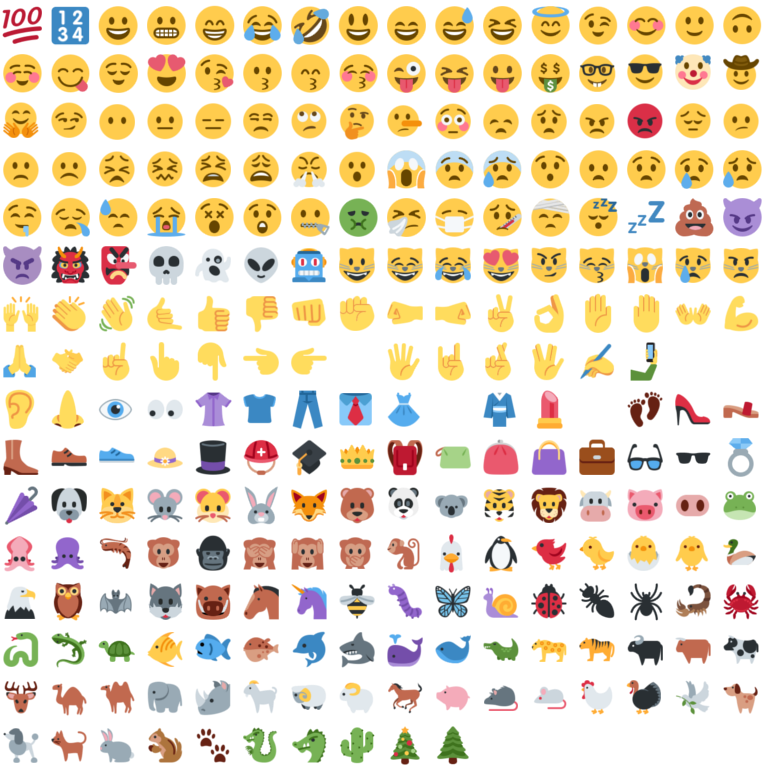
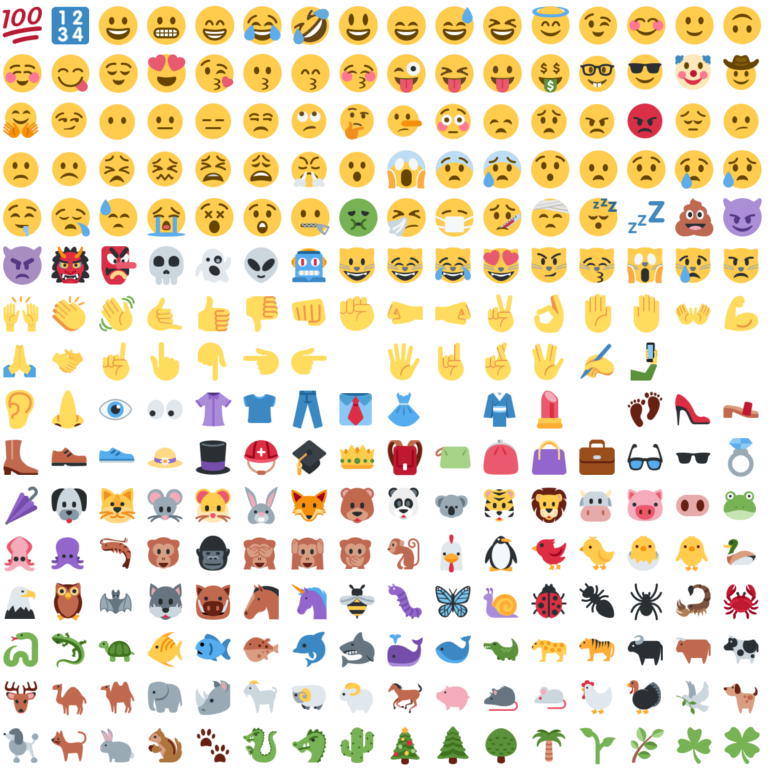
Comparing the layer stacks of the two 768×768 images. Changes:
added layer ":four_leaf_clover:" above ":shamrock:" over [724, 726, 760, 765]
added layer ":shamrock:" above ":herb:" over [676, 727, 712, 764]
added layer ":herb:" above ":seedling:" over [630, 726, 665, 764]
added layer ":seedling:" above ":palm_tree:" over [579, 727, 616, 765]
added layer ":palm_tree:" above ":deciduous_tree:" over [532, 729, 566, 763]
added layer ":deciduous_tree:" above ":evergreen_tree:" over [485, 728, 518, 764]
